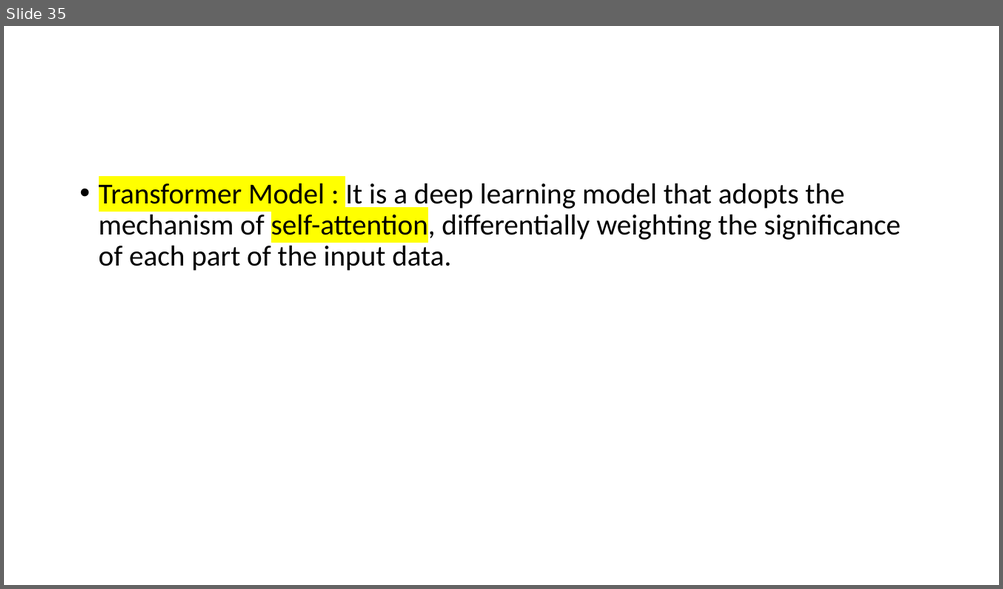
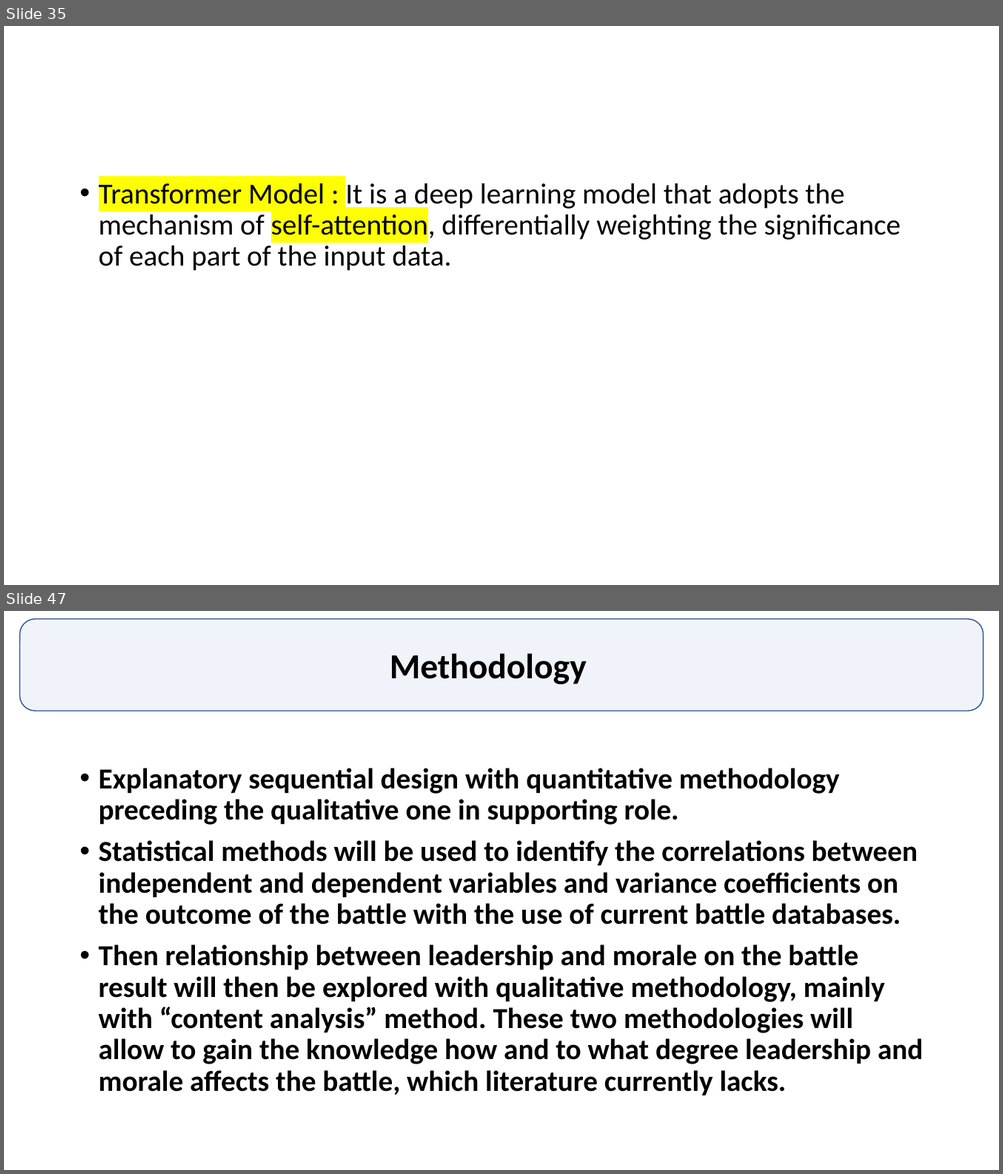
Before and after one commit to GurkanGitHub/PhD, a slide deck: PhD Discussion.pptx. Shown one above the other, each under a label of ours: slide 35 before the commit, slides 35 and 47 after it; the slides between them are not shown. The pictures are 1003x589 and 1003x1174 pixels, drawn with LibreOffice and Linux fonts; fonts in the diff are those of the drawing. Boxes give left, top, right and bottom in pixels: in the first picture for what was removed or moved away, otherwise in the second. Text is boxed around its words. In the diff, an @@ line names an element or a change of style, - is before the commit and + after.

```diff
--- a/PhD Discussion.pptx
+++ b/PhD Discussion.pptx
@@ slide 47 added at bbox=[4, 611, 999, 1170], background #FFFFFF @@
@@ rounded rectangle added at bbox=[20, 619, 983, 711], fill #4472C4 at 8% opacity, outline #325491 1 pt, 34 pt, text #000000, bold @@
+Methodology
@@ text added at bbox=[99, 768, 922, 1096], 28 pt, text #000000, bold @@
+• Explanatory sequential design with quantitative methodology preceding the qualitative one in supporting role.
+• Statistical methods will be used to identify the correlations between independent and dependent variables and variance coefficients on the outcome of the battle with the use of current battle databases.
+• Then relationship between leadership and morale on the battle result will then be explored with qualitative methodology, mainly with “content analysis” method. These two methodologies will allow to gain the knowledge how and to what degree leadership and morale affects the battle, which literature currently lacks.
```
Also in this commit, not shown: 15 other slides added, 2 other files.
